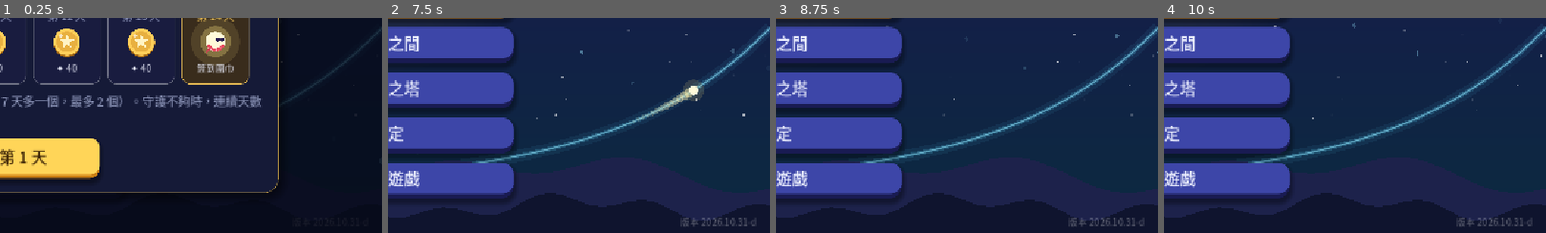
Above: before the commit, frames 1-4 (left to right).
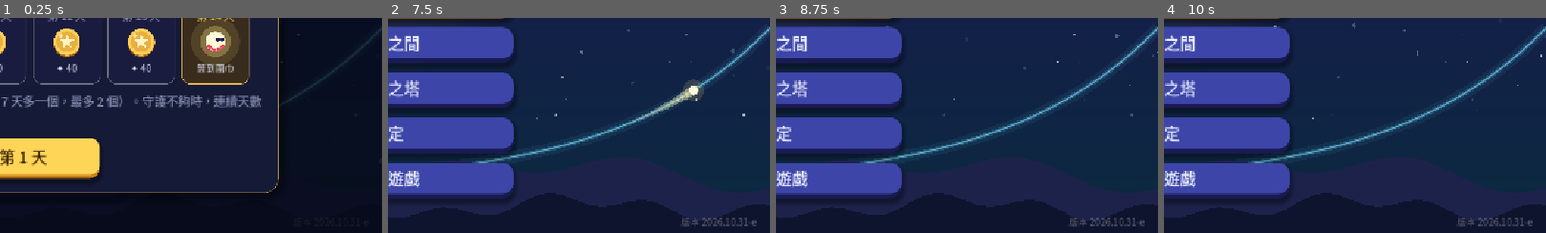
Above: after the commit, the same moments.

Repository: sam2068csie/light-spirit-journey
Game: Godot game, scene res://main_menu.tscn
Same seed, same stepped clock (60 frames per second), same inputs: the game is played once before the commit and once after it.
Inputs (mouse positions are % of the whole screen's width and height, from its top left):
- Up to frame 1 (0.25 s): no input
- Up to frame 2 (7.5 s): click "開始冒險" at 0.5 s; click "開始冒險" at 1.25 s; click "修煉之間" at 2 s; click "終焉之塔" at 2.75 s; click "設定" at 3.5 s; click "離開遊戲" at 4.25 s; click "每日任務" at 5 s; click "光靈扭蛋" at 5.75 s; click "光靈衣櫃" at 6.5 s; click "✕" at 7.25 s
- Up to frame 3 (8.75 s): tap Enter at 8 s; drag from (50, 50) to (60, 28) at 8.02 s
- Up to frame 4 (10 s): drag from (30, 55) to (45, 70) at 8.77 s; move the mouse to (60, 28) at 9.52 s; hold Right from 9.53 s (still down); tap 9 at 9.6 s
The pictures show only the part of the screen within x 50-100%, y 50-100%; the shares and areas given below are measured in that part.

The runs differ from the first frame. In frame 2, 0.1% of the frame differs, in the area x 76-97%, y 92-97%; in frame 3, 0.1%; in frame 4, 0.1%.

Commit message:
摩天輪題型 2：超過 28 公尺的問題移到 28 公尺的圖之後，並在 12 公尺之後補問低於 12 公尺的時間 (BUILD 2026.10.31-e)
Co-Authored-By: Claude Opus 5.5 <noreply@anthropic.com>
Claude-Session: https://claude.ai/code/session_01RombajUyooAJ6yvir5uviP

Diff:
--- a/data/game.gd
+++ b/data/game.gd
@@ -560,7 +560,7 @@
 
 const DQ := preload("daily_quests.gd")
 ## 版本號（主畫面右下角會顯示）：每次交給你新的檔案時更新，方便確認手機上裝的是不是最新版
-const BUILD := "2026.10.31-d"
+const BUILD := "2026.10.31-e"
 
 
 ## 讀取各單元的資料；舊存檔（還沒有單元的版本）的今日修煉、終焉之塔紀錄搬到「指數與對數」
--- a/data/trig4_bank.gd
+++ b/data/trig4_bank.gd
@@ -527,10 +527,12 @@
 					"a = 16、d = 20", "a = 半徑、d = 中心高度。", T_APPLY),
 				_f("c", "t = 0 時和中心等高（y = d）而且往上轉：sin c = 0 且往上。取 0 ≤ c < 2π。", "c = [0]π", ["0"],
 					"y = 16 sin(πt/6) + 20，c = 0", "sin 0 = 0，往上爬。", T_APPLY),
+				_f("高度的時間", "0 ≤ t ≤ 12 之中，車廂離地超過 28 公尺的時間有幾分鐘？（t = 1 到 5）", "共 [0] 分鐘", ["4"],
+					"t = 1 ～ 5：4 分鐘", "5 − 1。", T_APPLY),
 				_ride("再掃一次", "再找出車廂離地 12 公尺的兩個時刻（0 ≤ t ≤ 12）。", 16.0, 20.0, 12.0, 0.0, 12.0, [7.0, 11.0],
 					"離地 12 公尺：t = 7、t = 11（分）", "12 公尺在中心 20 公尺的下方：車廂已經轉過最右邊、在下半圈。"),
-				_f("高度的時間", "0 ≤ t ≤ 12 之中，車廂離地超過 28 公尺的時間有幾分鐘？（t = 1 到 5）", "共 [0] 分鐘", ["4"],
-					"t = 1 ～ 5：4 分鐘", "5 − 1。", T_APPLY),
+				_f("低處的時間", "0 ≤ t ≤ 12 之中，車廂離地低於 12 公尺的時間有幾分鐘？（t = 7 到 11）", "共 [0] 分鐘", ["4"],
+					"t = 7 ～ 11：4 分鐘", "11 − 7。", T_APPLY),
 			 ]},
 			{"eq": "摩天輪半徑 10 公尺，中心離地 12 公尺，\n逆時針轉一圈 18 分鐘，從最高點出發",
 			 "steps": [
